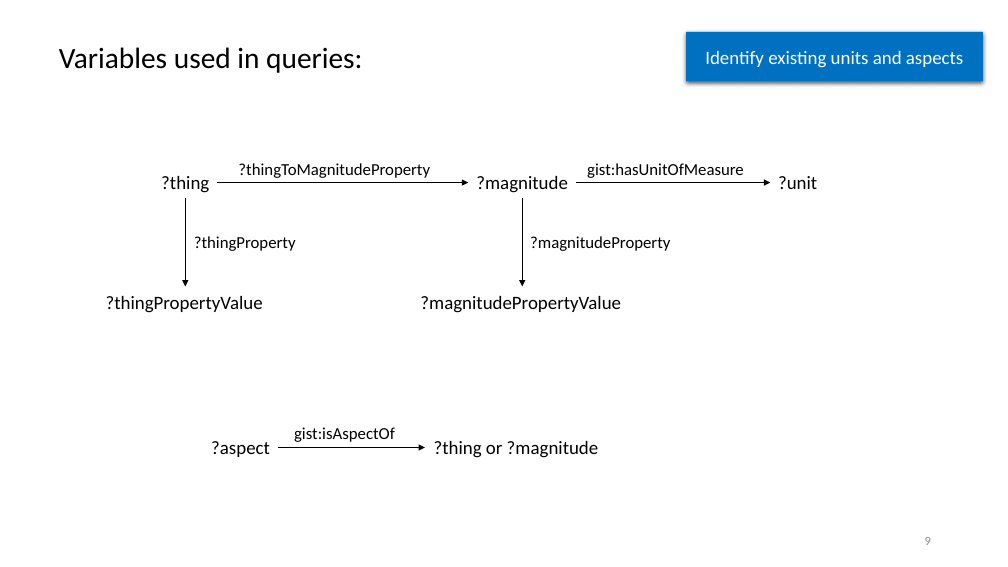
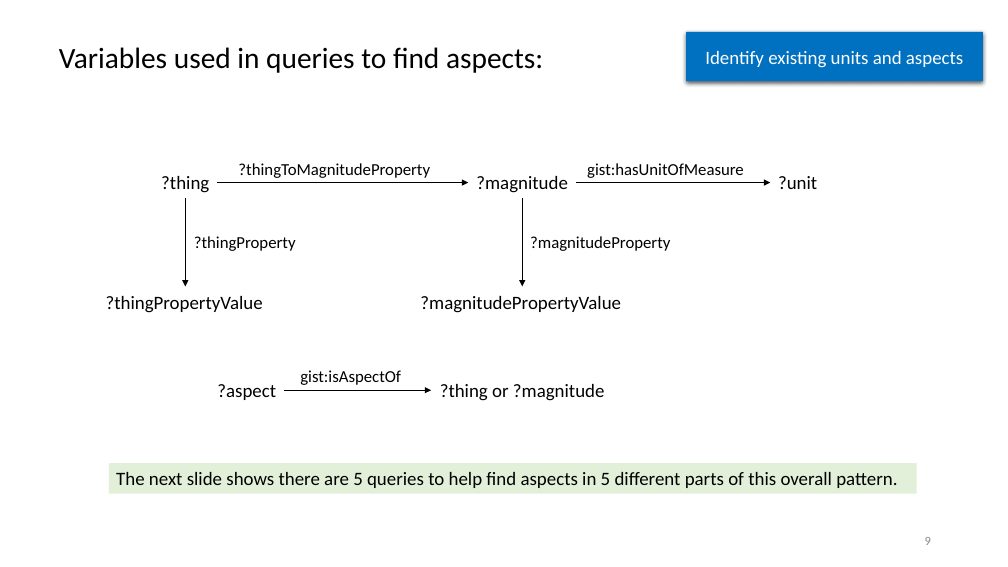
Before and after one commit to semanticarts/gist, a slide deck: slide 9 of migration/v13.0/uomDataConversion.pptx. Drawn at 1008x567 pixels with LibreOffice and Linux fonts; fonts in the diff are those of the drawing. Boxes give left, top, right and bottom in pixels: in the first picture for what was removed or moved away, otherwise in the second. Text is boxed around its words. In the diff, an @@ line names an element or a change of style, - is before the commit and + after.

```diff
--- a/migration/v13.0/uomDataConversion.pptx
+++ b/migration/v13.0/uomDataConversion.pptx
@@ text at [59, 47, 543, 73]: text changed @@
-Variables used in queries:
+Variables used in queries to find aspects:
@@ text "gist:isAspectOf": place and size @@
-text "gist:isAspectOf" at [294, 427, 395, 442]
+text "gist:isAspectOf" at [300, 370, 401, 385]
@@ 2 texts, 1 arrow: place and size @@
-2 texts, 1 arrow at [211, 441, 599, 458]
+2 texts, 1 arrow at [217, 384, 605, 401]
@@ rectangle added at [109, 464, 917, 494], fill #E2F0D9, 18 pt, text #000000 @@
+The next slide shows there are 5 queries to help find aspects in 5 different parts of this overall pattern.
```
Also in this commit, not shown: 11 other slides changed.
